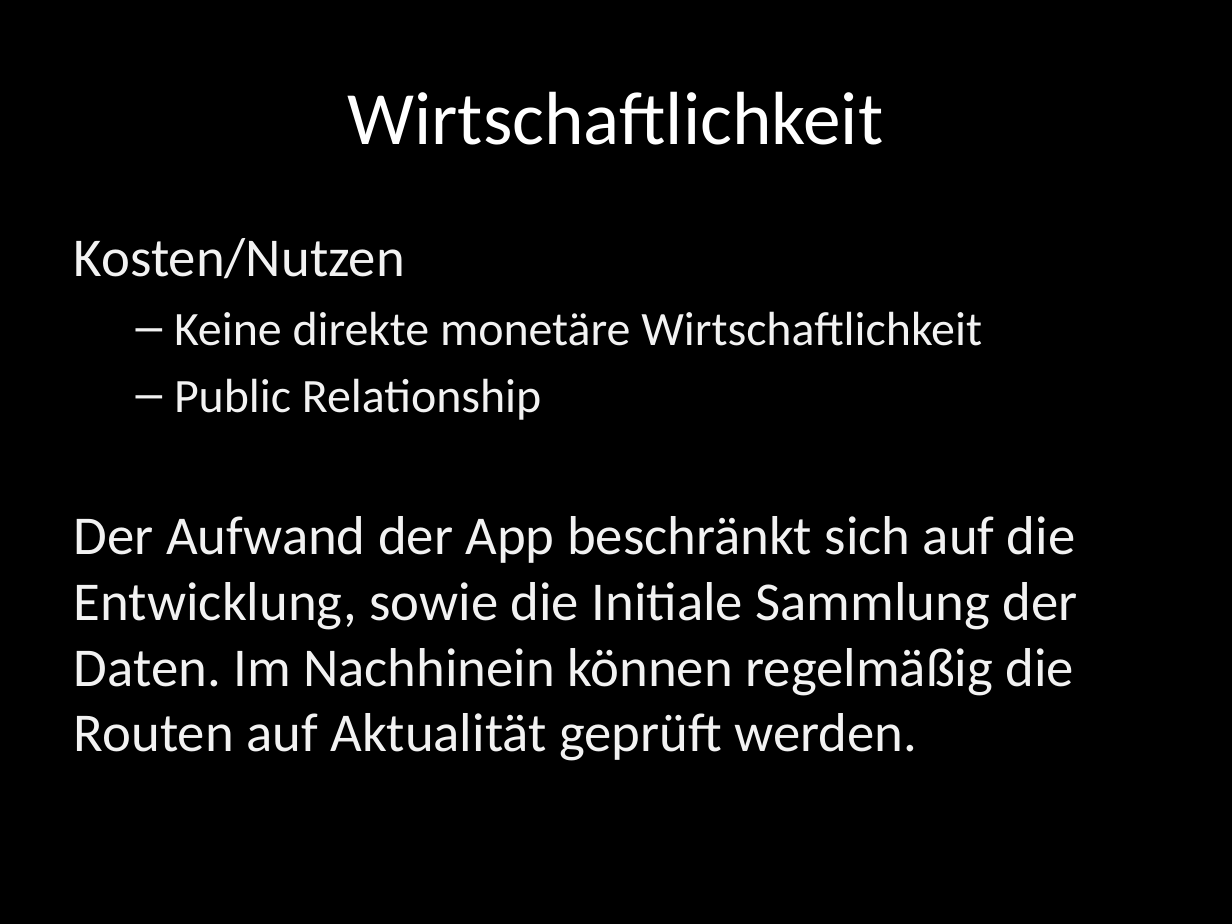
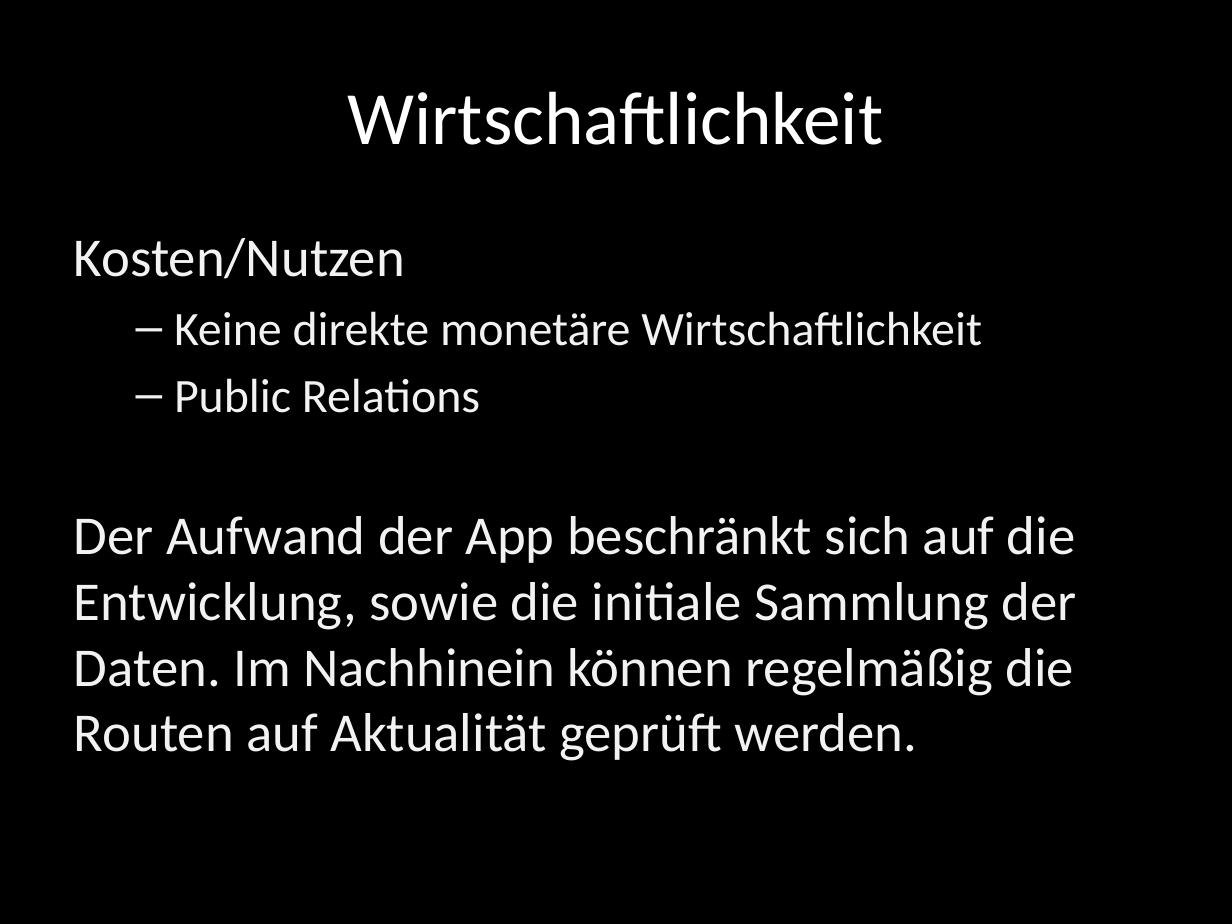
Before and after one commit to grossstadtjungle2/orga, a slide deck: slide 5 of Projektauftrag.pptx. Drawn at 1232x924 pixels with LibreOffice and Linux fonts; fonts in the diff are those of the drawing. Boxes give left, top, right and bottom in pixels: in the first picture for what was removed or moved away, otherwise in the second. Text is boxed around its words. In the diff, an @@ line names an element or a change of style, - is before the commit and + after.

```diff
--- a/Projektauftrag.pptx
+++ b/Projektauftrag.pptx
@@ text at [74,378,1076,761]: text changed @@
-  – Public Relationship
-Der Aufwand der App beschränkt sich auf die Entwicklung, sowie die Initiale Sammlung der Daten. Im Nachhinein können regelmäßig die Routen auf Aktualität geprüft werden.
+  – Public Relations
+Der Aufwand der App beschränkt sich auf die Entwicklung, sowie die initiale Sammlung der Daten. Im Nachhinein können regelmäßig die Routen auf Aktualität geprüft werden.
```
Also in this commit, not shown: 1 slide removed.
